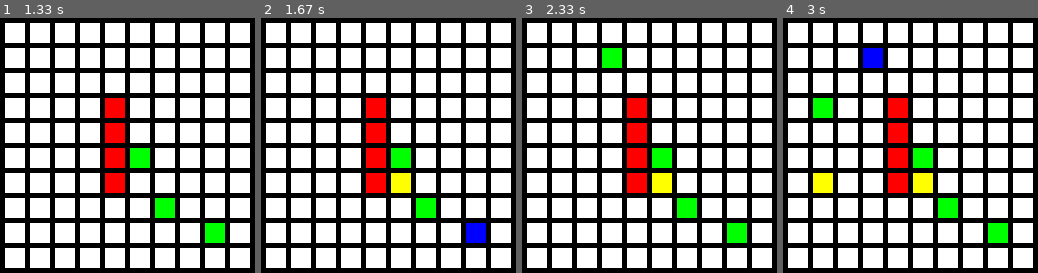
Above: before the commit, frames 1-4 (left to right).
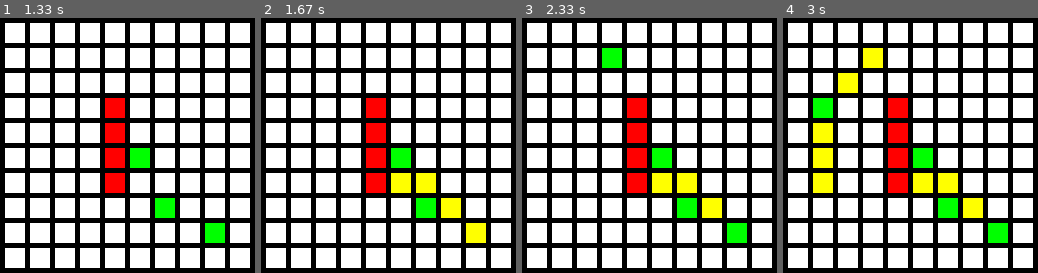
Above: after the commit, the same moments.

Repository: axwitech/pygame_astar
Game: pygame game, started from array_backed_grid.py
The game is run twice, just before and just after one commit, with the same random seed, the same clock (stepped at 60 frames per second) and the same inputs.
Inputs (mouse positions are in pixels of both pictures, inside the frame that each line leads up to):
- Up to frame 1 (1.33 s): click (127, 145) at 0.38 s; click (153, 201) at 0.72 s; click (219, 234) at 1.05 s
- Up to frame 2 (1.67 s): right-click (391, 171) at 1.38 s
- Up to frame 3 (2.33 s): click (743, 239) at 1.72 s; click (608, 61) at 2.05 s
- Up to frame 4 (3 s): right-click (826, 171) at 2.38 s; click (828, 112) at 2.72 s

Frame 1 is identical in both runs. In frame 2, 1.8% of the frame differs, in the area x 60-89%, y 60-89%; in frame 3, 1.2%; in frame 4, 3.7%, in the area x 11-79%, y 11-79%.

Commit message:
working pathfinding.
needs to be restarted to reset the end point and start point

Diff:
--- a/array_backed_grid.py
+++ b/array_backed_grid.py
@@ -99,12 +99,64 @@
 grid[4][4].passable = False
 grid[5][4].passable = False
 grid[6][4].passable = False
+def calculate_h_score(start_x,start_y,end_x,end_y):
+    x = abs(start_x - end_x)
+    y = abs(start_y - end_y)
+    answer = (x+y)*10
+    return answer
 
 def find_path(start_x, start_y, end_x, end_y):
     print("i am searching path from node", start_x,start_y, "to node", end_x,end_y)
     grid[start_x][start_y].color = "blue"
-    grid[end_x][end_y].color = "yellow"
-
+    grid[end_x][end_y].color = "blue"
+
+    start_point = grid[start_x][start_y]
+    end_point = grid[end_x][end_y]
+
+    openlist[start_point] = 0
+
+    while len(openlist) > 0:
+        current = min(openlist, key=openlist.get)
+        print(current.name)
+        print(end_point.name)
+        if current == end_point:
+            current.color = "yellow"
+            path = []
+            while current.parent:
+                current.parent.color = "yellow"
+                path.append(current)
+                current = current.parent
+            path.append(current)
+            return path[::-1]
+        closedlist.append(current)
+        openlist.pop(current)
+        print(current)
+        print(closedlist)
+        print(openlist)
+        for neighbor in current.neighbor:
+            if neighbor in closedlist or neighbor.passable == False:
+                print("neighbor", neighbor.name, "is on closed list or is not passable")
+            else:
+                if (neighbor in openlist) == False:
+                    print("neighbor", neighbor.name, "is not on open list, adding it ")
+                    neighbor.parent = current
+                    neighbor.gscore = neighbor.parent.gscore + 10
+                    if neighbor.x != current.x and neighbor.y != current.y:
+                        neighbor.gscore = neighbor.parent.gscore + 14
+                    neighbor.hscore = calculate_h_score(neighbor.x,neighbor.y,end_point.x,end_point.y)
+                    neighbor.fscore = neighbor.hscore + neighbor.gscore
+                    openlist[neighbor] = neighbor.fscore
+                elif neighbor in openlist:
+                    print("neighbor", neighbor.name, "is on the open list")
+                    tempG = neighbor.parent.gscore + 10
+                    neighbor.gscore = neighbor.parent.gscore + 10
+                    if neighbor.x != current.x and neighbor.y != current.y:
+                        neighbor.gscore = neighbor.parent.gscore + 14
+                    if tempG < neighbor.gscore:
+                        neighbor.gscore = tempG
+                        neighbor.hscore = calculate_h_score(neighbor.x,neighbor.y,end_point.x,end_point.y)
+                        neighbor.fscore = neighbor.hscore + neighbor.gscore
+                        openlist[neighbor] = neighbor.fscore
 
 
 
@@ -152,8 +204,13 @@
                 # Change the x/y screen coordinates to grid coordinates
                 column = pos[0] // (WIDTH + MARGIN)
                 row = pos[1] // (HEIGHT + MARGIN)
-                grid[row][column].color == "red"
-                print("Grid coordinates: ", row, column, "Node color: ", grid[row][column].color, "Node is passable: ",grid[row][column].passable, "Node name is: ", grid[row][column].name, "My neighbors are :" , "My neighbors are: ", print_out_neighbor(grid[row][column].neighbor))
+                if grid[row][column].color == "red":
+                    grid[row][column].color == "white"
+                    #print("Grid coordinates: ", row, column, "Node color: ", grid[row][column].color, "Node is passable: ",grid[row][column].passable, "Node name is: ", grid[row][column].name, "My neighbors are :" , "My neighbors are: ", print_out_neighbor(grid[row][column].neighbor))
+                else:
+                    grid[row][column].color = "red"
+                    #print("Grid coordinates: ", row, column, "Node color: ", grid[row][column].color, "Node is passable: ",grid[row][column].passable, "Node name is: ", grid[row][column].name, "My neighbors are :" , "My neighbors are: ", print_out_neighbor(grid[row][column].neighbor))
+
             elif event.button == 3:
                 # User clicks the mouse. Get the position
                 pos = pygame.mouse.get_pos()
@@ -187,6 +244,8 @@
                 color = BLUE
             elif grid[row][column].color == "yellow":
                 color = YELLOW
+            elif  grid[row][column].color == "white":
+                color = WHITE
             pygame.draw.rect(screen,
                              color,
                              [(MARGIN + WIDTH) * column + MARGIN,
